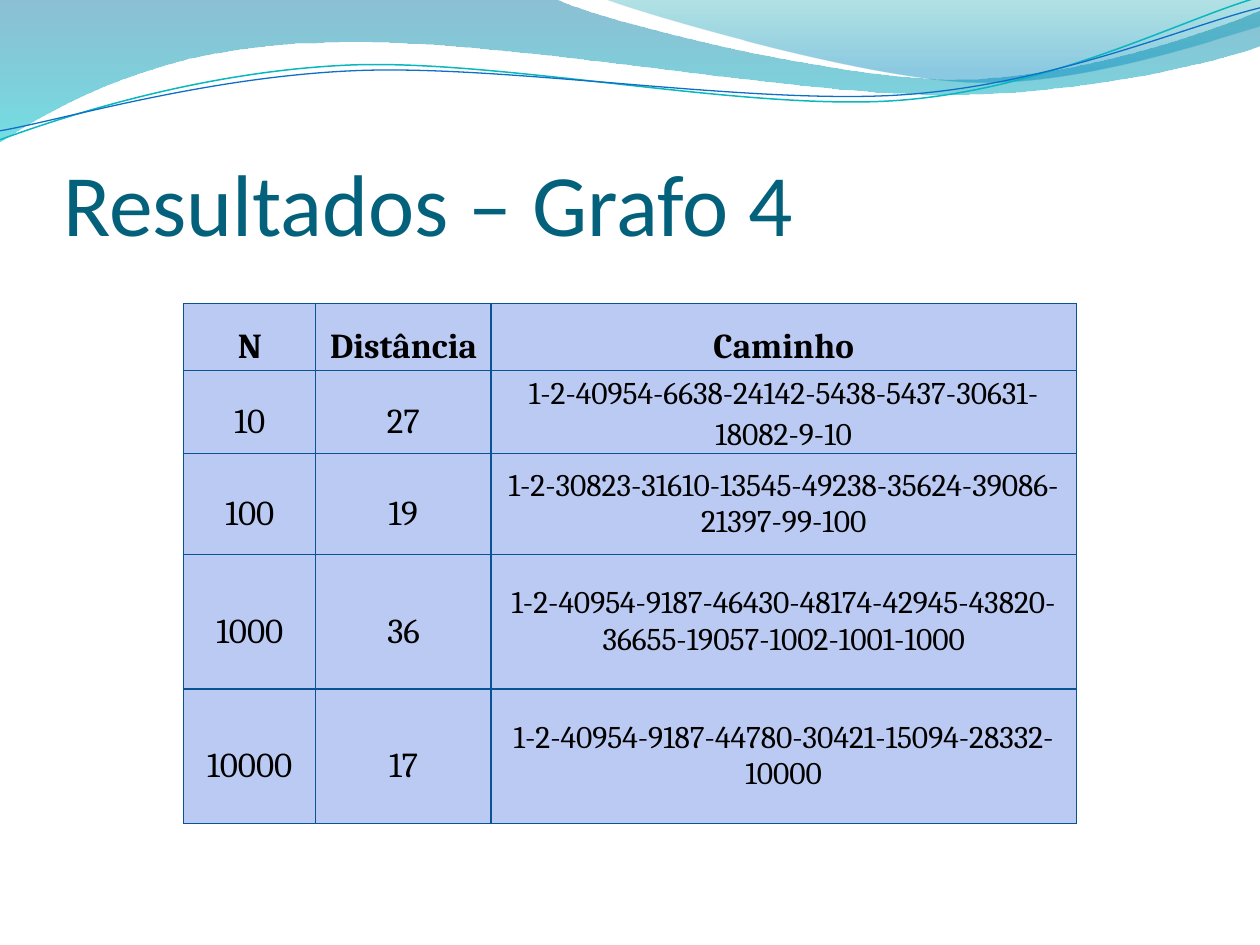
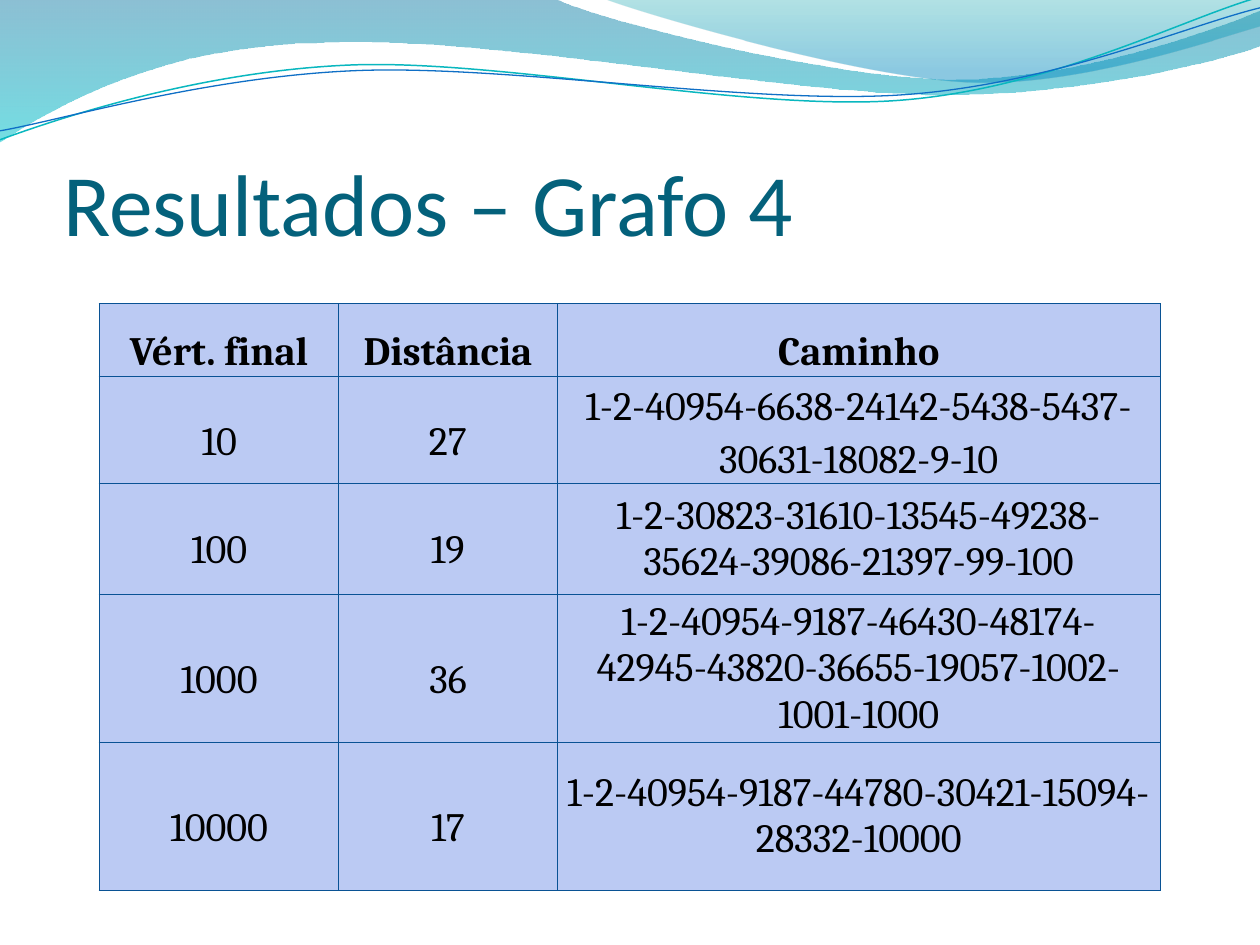
Before and after one commit to jonathanaugusto/grafos2011, a slide deck: slide 14 of apresentacao2.pptx (slide 13 before the commit). Drawn at 1260x945 pixels with LibreOffice and Linux fonts; fonts in the diff are those of the drawing; background and template pictures are left out. Boxes give left, top, right and bottom in pixels: in the first picture for what was removed or moved away, otherwise in the second. Text is boxed around its words. In the diff, an @@ line names an element or a change of style, - is before the commit and + after.

```diff
--- a/apresentacao2.pptx
+++ b/apresentacao2.pptx
@@ table at bbox=[100, 304, 1160, 891] @@
-row 1, column 1: N
+row 1, column 1: Vért. final
@@ size 20 to 23 pt in "Distância", "Caminho", "10", "27" and 6 more places @@
@@ size 18 to 23 pt in "1-2-40954-6638-24142-5438-5437-30631-18082-9-10", "1-2-30823-31610-13545-49238-35624-39086-21397-99-100", "1-2-40954-9187-46430-48174-42945-43820-36655-19057-1002-1001 ...", "1-2-40954-9187-44780-30421-15094-28332-10000" @@
@@ table: place and size @@
-table at bbox=[184, 304, 1077, 824]
+table at bbox=[100, 304, 1160, 891]
```
Also in this commit, not shown: 11 other slides changed, 6 slides added, 5 slides removed, 5 other files.
